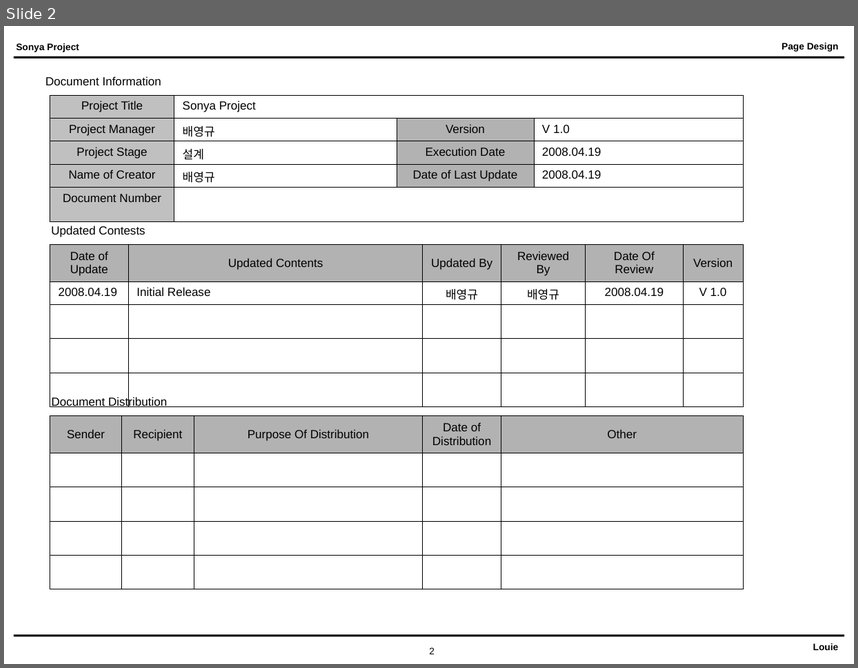
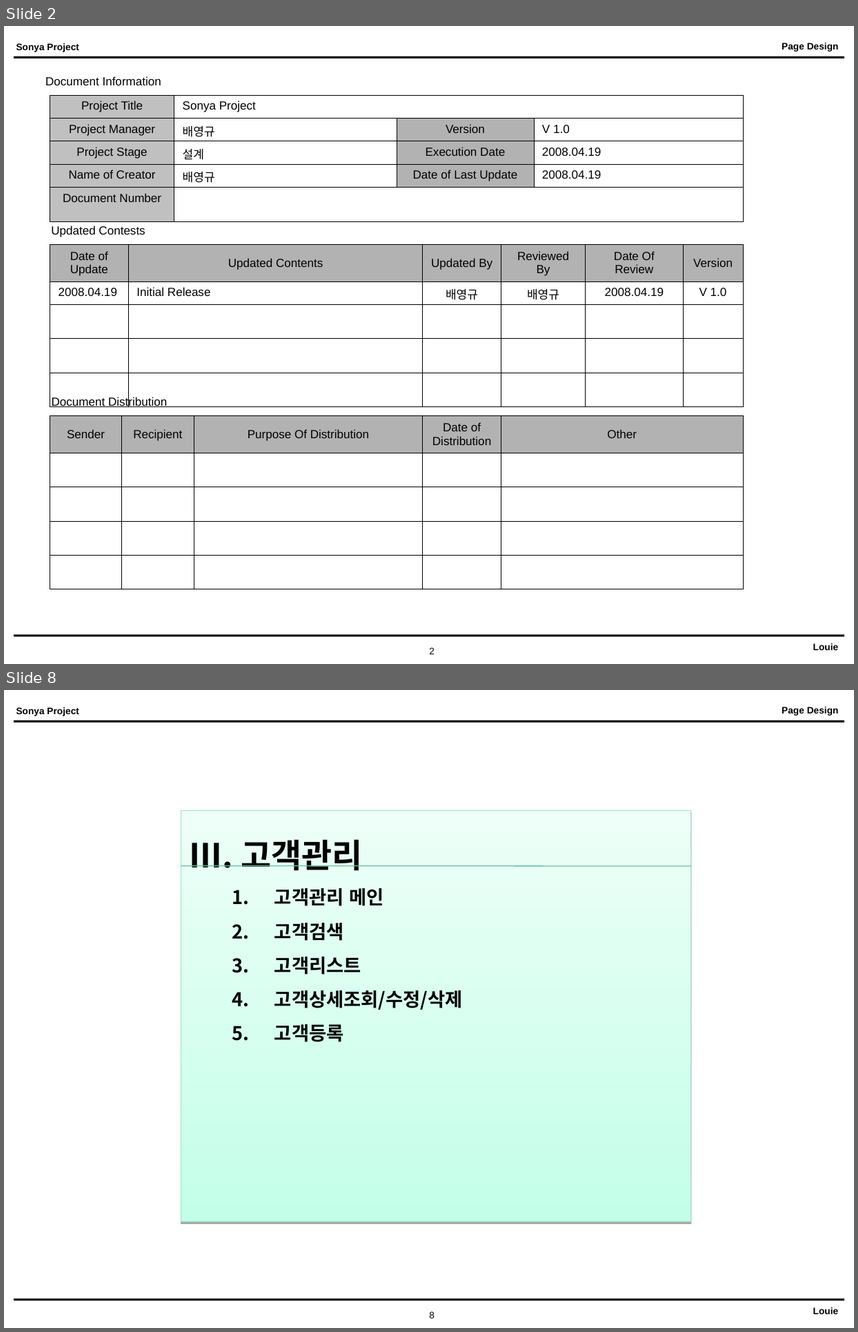
Before and after one commit to NathanaelFebrianto/sonya, a slide deck: sonya/doc/sonya_page_design_v01.ppt. Shown one above the other, each under a label of ours: slide 2 before the commit, slides 2 and 8 after it; the slides between them are not shown. The pictures are 858x668 and 858x1332 pixels, drawn with LibreOffice and Linux fonts; fonts in the diff are those of the drawing. Boxes give left, top, right and bottom in pixels: in the first picture for what was removed or moved away, otherwise in the second. Text is boxed around its words. In the diff, an @@ line names an element or a change of style, - is before the commit and + after.

```diff
--- a/sonya/doc/sonya_page_design_v01.ppt
+++ b/sonya/doc/sonya_page_design_v01.ppt
@@ slide 8 added at box(4, 690, 854, 1328), background #FFFFFF; not listed: 6 template elements that a slide beside it also shows @@
@@ rectangle added at box(181, 811, 691, 1221), fill gradient #C3FFE8 to #EDFFF8, outline #A5DEC6 0.74 pt, 16 pt, text #000000, bold @@
+Ⅲ. 고객관리
+  1. 고객관리 메인
+  2. 고객검색
+  3. 고객리스트
+  4. 고객상세조회/수정/삭제
+  5. 고객등록
@@ line added from (181, 866) to (691, 866), #60C99C 0.74 pt @@
```
Also in this commit, not shown: 2 slides changed, 3 other slides added, 1 other file.
